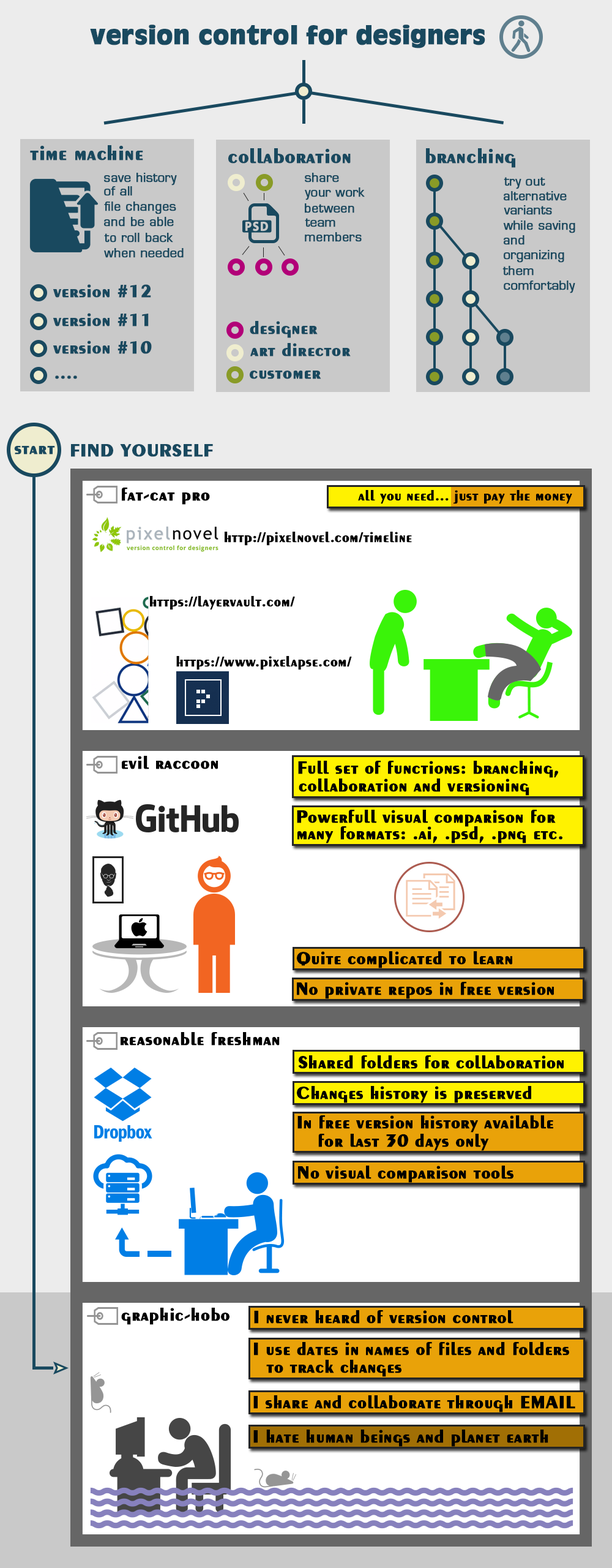
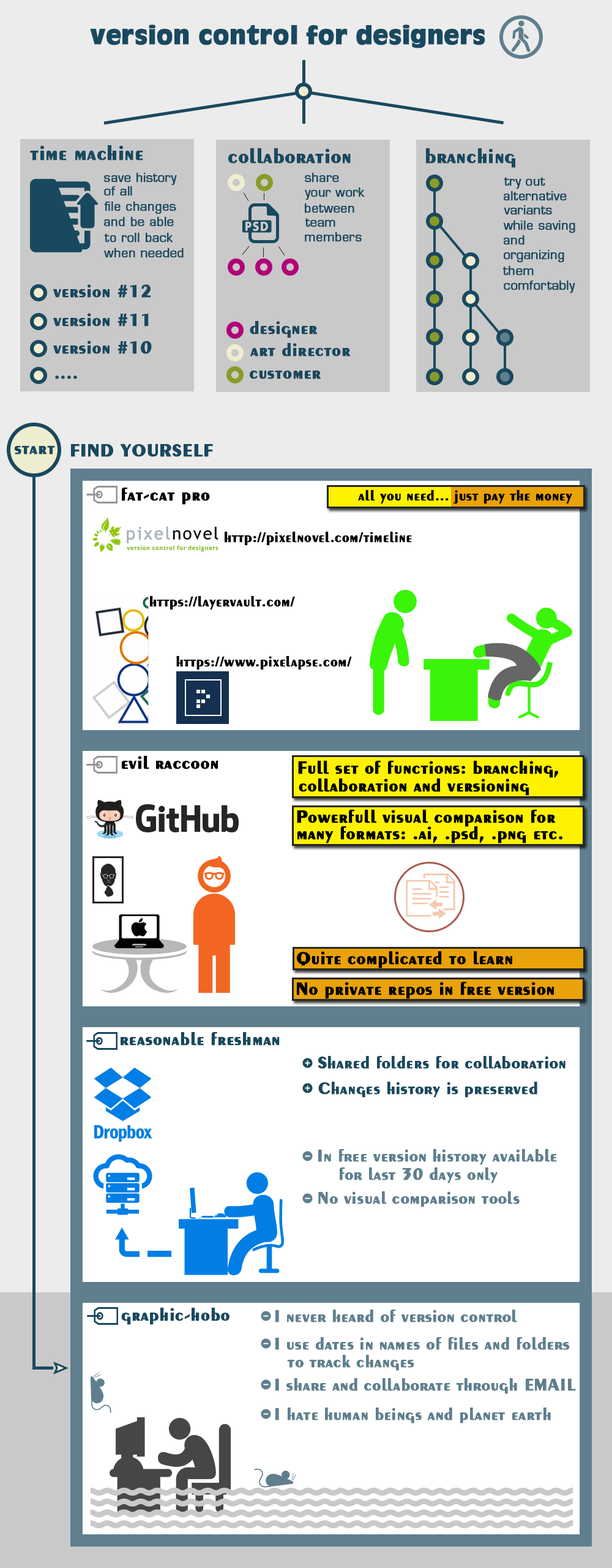
Two versions of the same layered image (612 x 1568). Layer-by-layer changes:
painted on "floor2" over left=71, top=1281, right=592, bottom=1303
painted on "floor3" (1st of 2, in "body") over left=71, top=1006, right=592, bottom=1028
painted on "floor4" over left=72, top=730, right=593, bottom=751
painted on "for last 30 days only" over left=318, top=1133, right=498, bottom=1184
painted on "In free version history available" over left=297, top=1115, right=558, bottom=1165
painted on "Changes history is preserved" over left=297, top=1081, right=538, bottom=1104
removed layer "Rectangle 4 copy 5" from group "floor 1" over left=292, top=1111, right=586, bottom=1153
painted on "No visual comparison tools" over left=298, top=1165, right=521, bottom=1208
removed layer "Rectangle 4 copy 6" from group "floor 1" over left=292, top=1160, right=586, bottom=1185
removed layer "Rectangle 4 copy 4" from group "floor 1" over left=292, top=1081, right=586, bottom=1105
removed layer "Rectangle 4 copy 3" from group "floor 1" over left=292, top=1049, right=586, bottom=1074
painted on "water" over left=90, top=1487, right=574, bottom=1529
painted on "I hate human beings and planet earth" over left=253, top=1407, right=552, bottom=1447
removed layer "Rectangle 4 copy 2" from group "stmt4" over left=248, top=1424, right=586, bottom=1449
painted on "I share and collaborate through EMAIL" over left=253, top=1378, right=577, bottom=1413
removed layer "Rectangle 4 copy" from group "stmt3" over left=248, top=1390, right=586, bottom=1415
painted on "I use dates in names of files and folders" over left=254, top=1337, right=571, bottom=1356
removed layer "Rectangle 5" from group "stmt2" over left=248, top=1337, right=586, bottom=1380
removed layer "Rectangle 4" from group "stmt1" over left=248, top=1305, right=586, bottom=1330
painted on "building canvas" over left=70, top=468, right=593, bottom=1547
…and 17 more changes (8 added, 9 painted)
